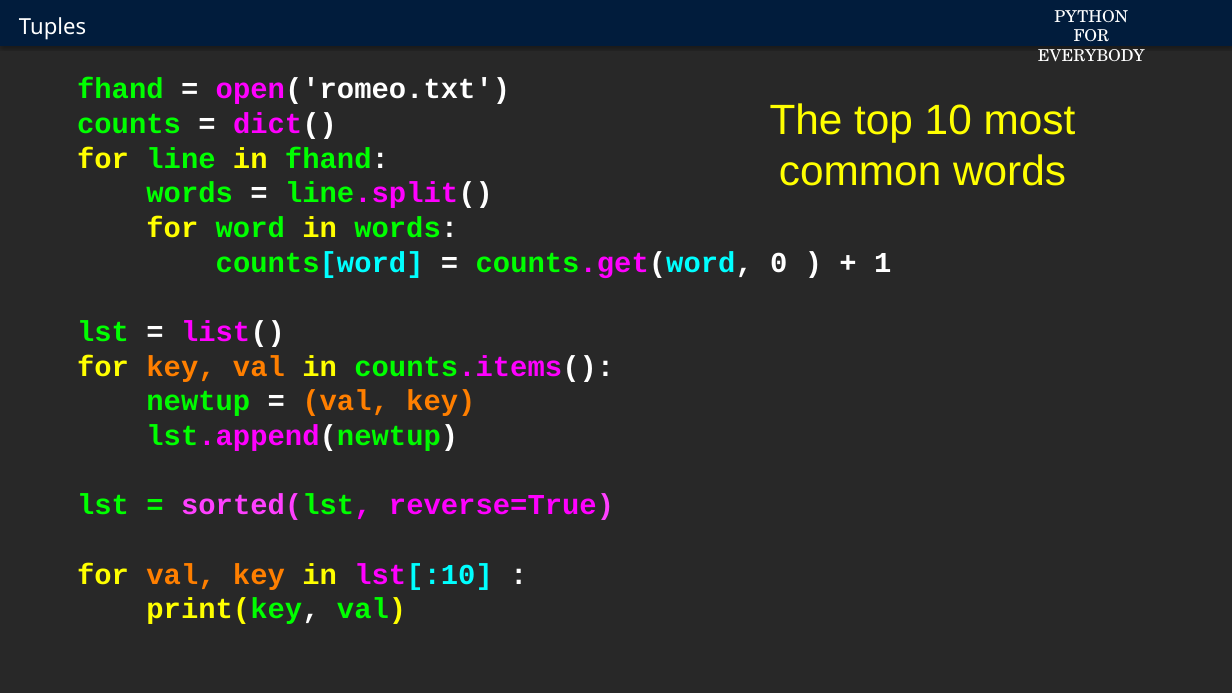
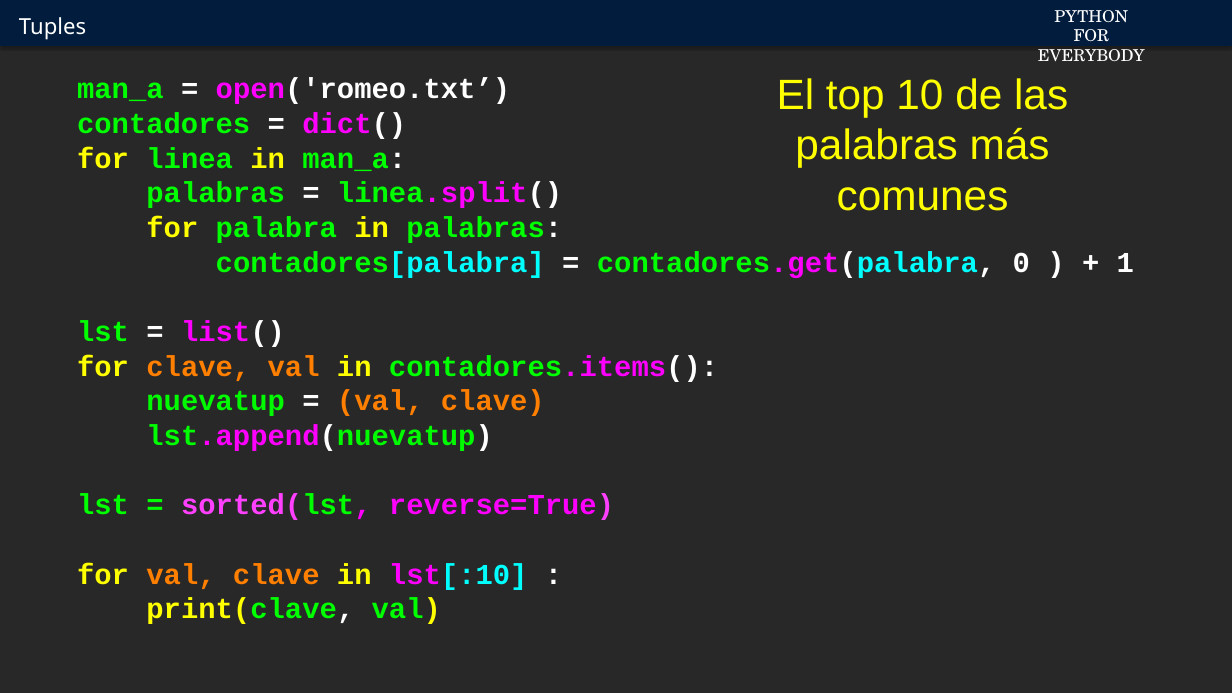
Before and after one commit to csev/py4e, a slide deck: slide 13 of ai/10.1.pptx. Drawn at 1232x693 pixels with LibreOffice and Linux fonts; fonts in the diff are those of the drawing; background and template pictures are left out. Boxes give left, top, right and bottom in pixels: in the first picture for what was removed or moved away, otherwise in the second. Text is boxed around its words. In the diff, an @@ line names an element or a change of style, - is before the commit and + after.

```diff
--- a/ai/10.1.pptx
+++ b/ai/10.1.pptx
@@ text at (77,78,1134,278): text changed @@
-fhand = open('romeo.txt')
-counts = dict()
-for line in fhand:
-words = line.split()
-for word in words:
-counts[word] = counts.get(word, 0 ) + 1
+man_a = open('romeo.txt’)
+contadores = dict()
+for linea in man_a:
+palabras = linea.split()
+for palabra in palabras:
+contadores[palabra] = contadores.get(palabra, 0 ) + 1
@@ text at (777,78,1068,211): text changed @@
-The top 10 most common words
+El top 10 de las palabras más comunes
@@ text at (77,355,718,451): text changed @@
-for key, val in counts.items():
-newtup = (val, key)
-lst.append(newtup)
+for clave, val in contadores.items():
+nuevatup = (val, clave)
+lst.append(nuevatup)
@@ text at (77,563,528,624): text changed @@
-for val, key in lst[:10] :
-print(key, val)
+for val, clave in lst[:10] :
+print(clave, val)
```
Also in this commit, not shown: 13 other slides changed, 2 slides added, 2 slides removed.
